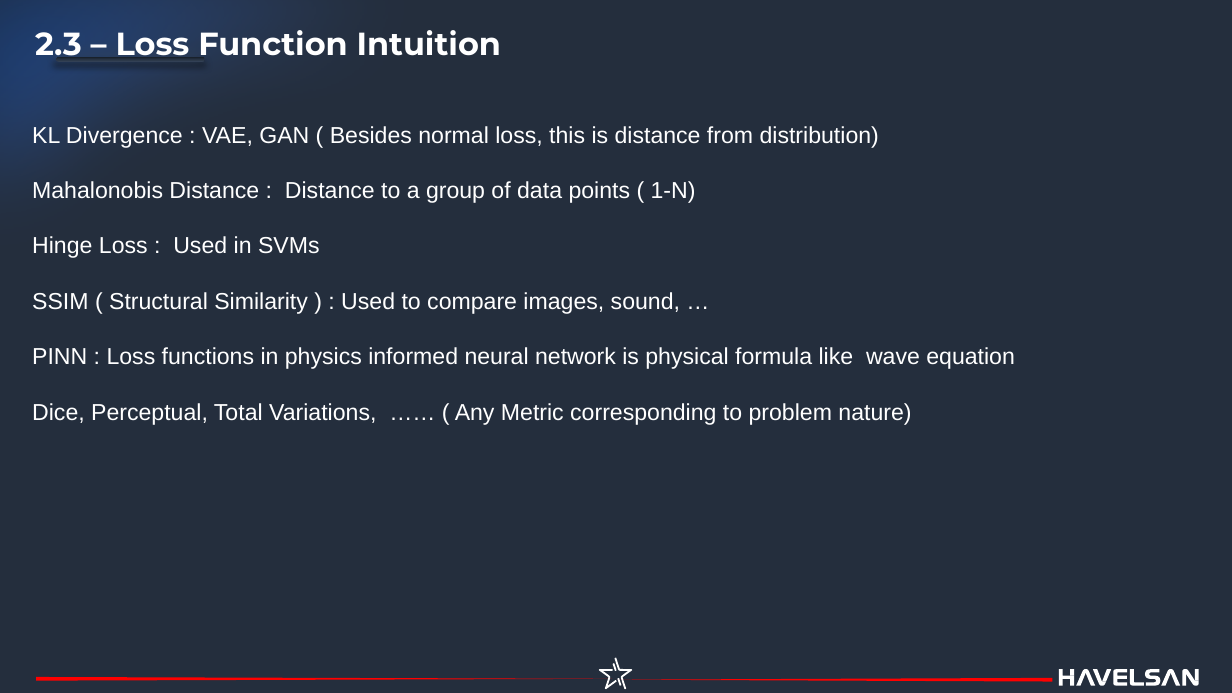
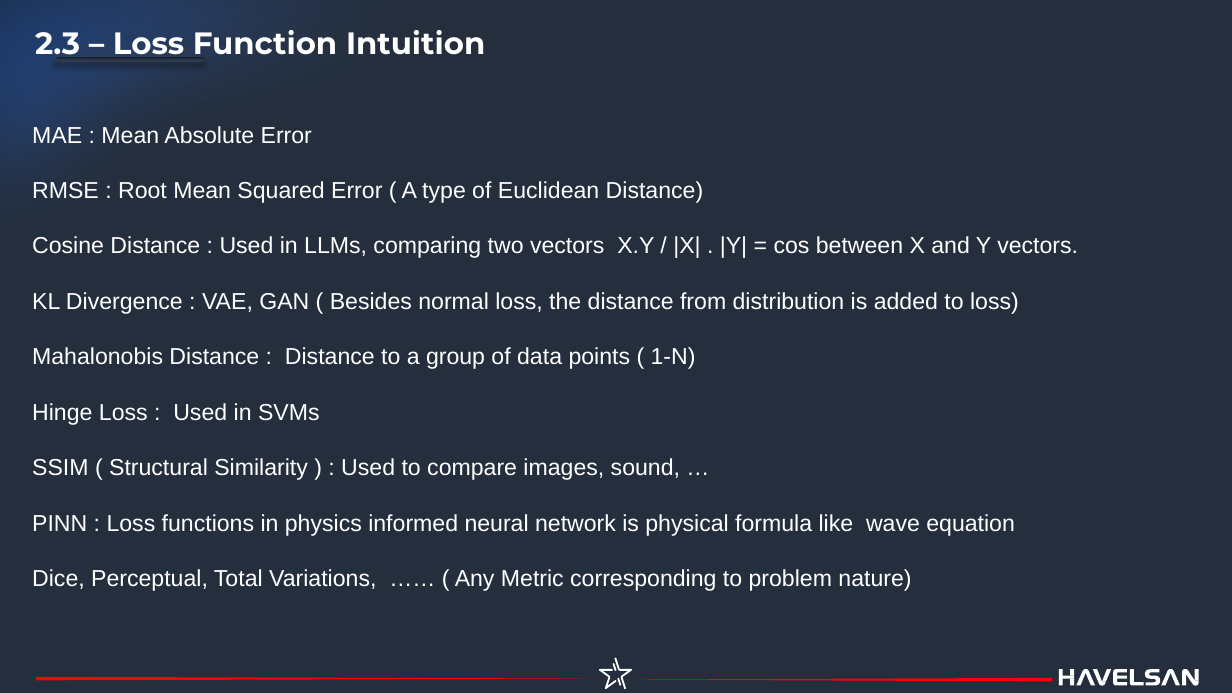
Before and after one commit to havelsan/YZ_EGITIM, a slide deck: slide 20 of presentations/01.Day_1_—_Core_AI_and_Machine_Learning_Foundations_Engineer-Oriented.pptx. Drawn at 1232x693 pixels with LibreOffice and Linux fonts; fonts in the diff are those of the drawing. Boxes give left, top, right and bottom in pixels: in the first picture for what was removed or moved away, otherwise in the second. Text is boxed around its words. In the diff, an @@ line names an element or a change of style, - is before the commit and + after.

```diff
--- a/presentations/01.Day_1_—_Core_AI_and_Machine_Learning_Foundations_Engineer-Oriented.pptx
+++ b/presentations/01.Day_1_—_Core_AI_and_Machine_Learning_Foundations_Engineer-Oriented.pptx
@@ text "2.3 – Loss Function Intuition" at (35,30,485,60): size 24.9 to 24 pt @@
@@ outline redrawn in 5 elements at (0,0,1052,539), (36,677,613,681), (617,678,1053,682), (56,57,205,62), (56,57,205,62) @@
@@ text at (32,126,1078,314): text changed @@
-KL Divergence : VAE, GAN ( Besides normal loss, this is distance from distribution)
+MAE : Mean Absolute Error
+RMSE : Root Mean Squared Error ( A type of Euclidean Distance)
+Cosine Distance : Used in LLMs, comparing two vectors X.Y / |X| . |Y| = cos between X and Y vectors.
+KL Divergence : VAE, GAN ( Besides normal loss, the distance from distribution is added to loss)
```
Also in this commit, not shown: 25 other slides changed, 5 slides added, 2 slides removed, 4 other files.
